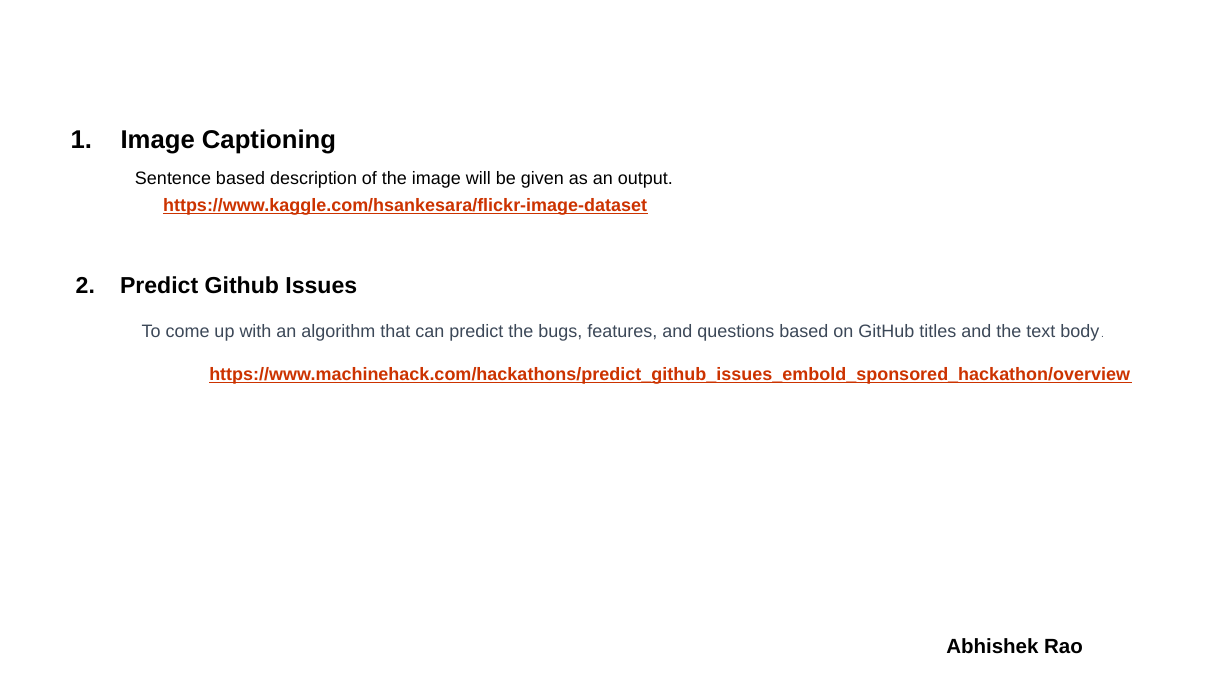
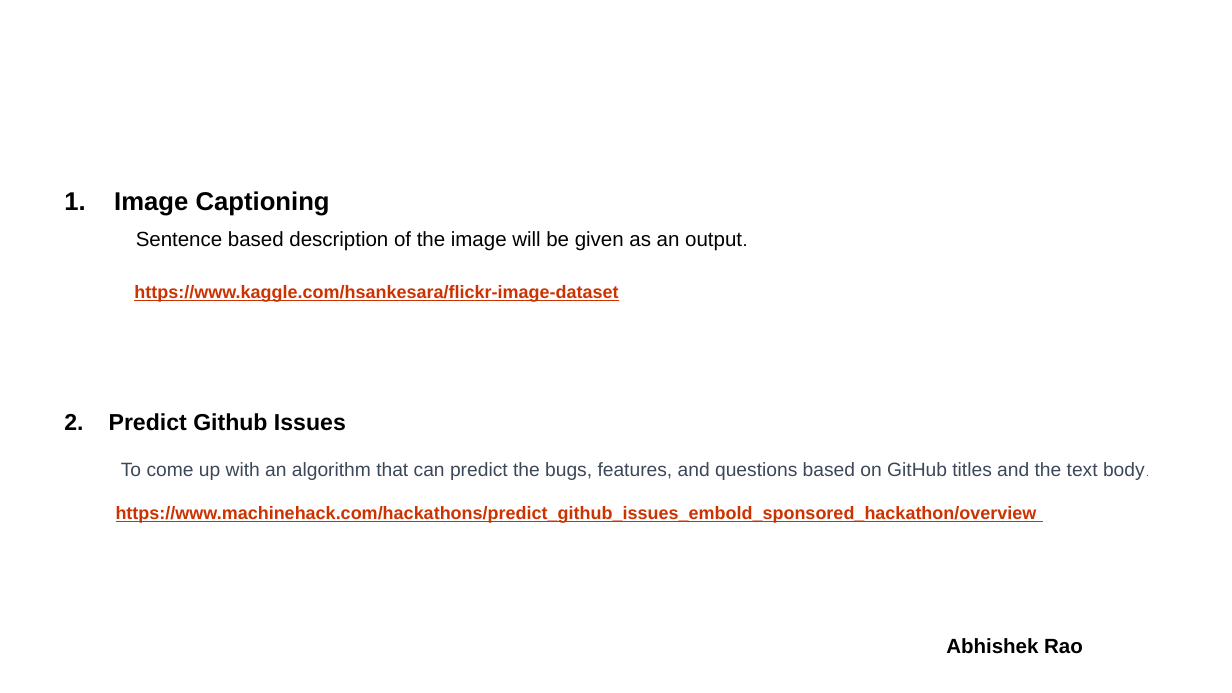
Before and after one commit to VarunBohara/Mini-Project-Documents, a slide deck: slide 3 of IDEAS FOR PROBLEM STATEMENT.2.pptx. Drawn at 1232x693 pixels with LibreOffice and Linux fonts; fonts in the diff are those of the drawing; background and template pictures are left out. Boxes give left, top, right and bottom in pixels: in the first picture for what was removed or moved away, otherwise in the second. Text is boxed around its words. In the diff, an @@ line names an element or a change of style, - is before the commit and + after.

```diff
--- a/IDEAS FOR PROBLEM STATEMENT.2.pptx
+++ b/IDEAS FOR PROBLEM STATEMENT.2.pptx
@@ text "1. Image Captioning": place and size @@
-text "1. Image Captioning" at [71,129,1130,384]
+text "1. Image Captioning" at [64,191,1145,523]
@@ text at [121,231,1145,480]: size 14 to 16 pt in "Sentence based description of the image will ..."; size 14 to 15 pt in "To come up with an algorithm that ..." @@
```
Also in this commit, not shown: 1 other slide changed.
